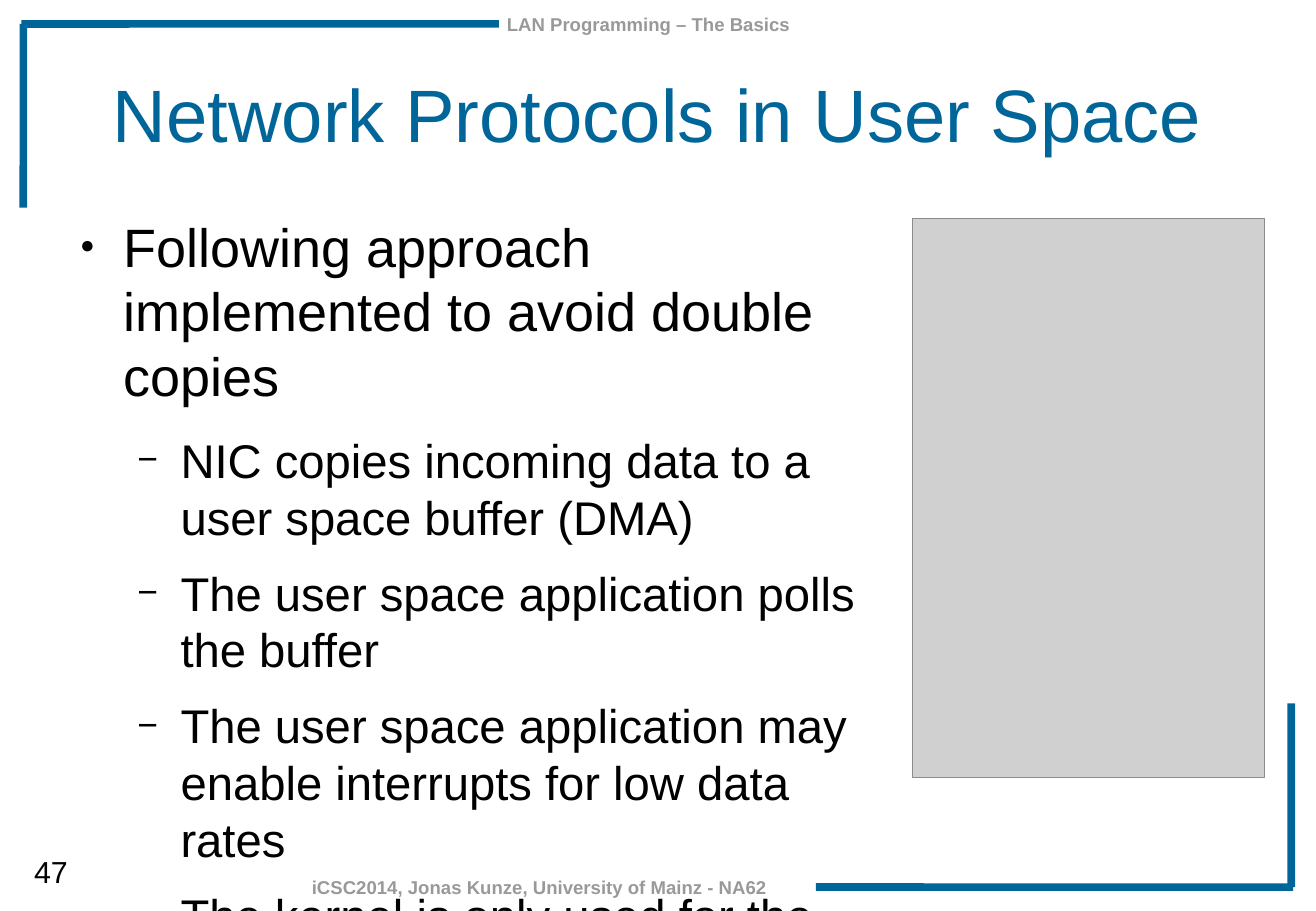
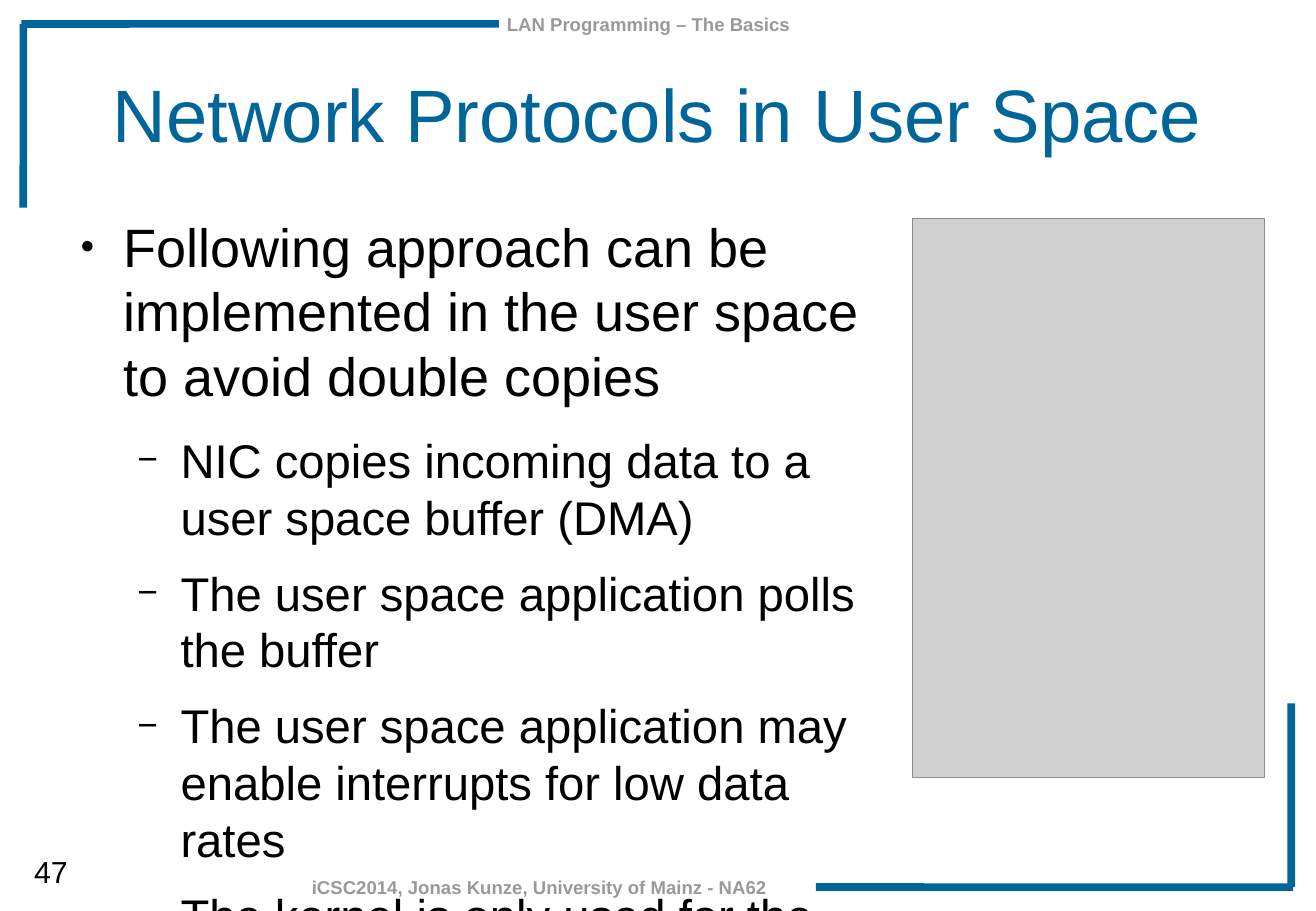
Before and after one commit to JonasKunze/icsc2014, a slide deck: slide 47 of iCSC-2014-LAN_Programming_Basics.odp. Drawn at 1316x911 pixels with LibreOffice and Linux fonts; fonts in the diff are those of the drawing; grey boxes stand for pictures; background and template pictures are left out. Boxes give left, top, right and bottom in pixels: in the first picture for what was removed or moved away, otherwise in the second. Text is boxed around its words. In the diff, an @@ line names an element or a change of style, - is before the commit and + after.

```diff
--- a/iCSC-2014-LAN_Programming_Basics.odp
+++ b/iCSC-2014-LAN_Programming_Basics.odp
@@ text at bbox=[123, 228, 858, 406]: text changed @@
-● Following approach implemented to avoid double copies
+● Following approach can be implemented in the user space to avoid double copies
```
Also in this commit, not shown: 4 other slides changed, 2 other files.
